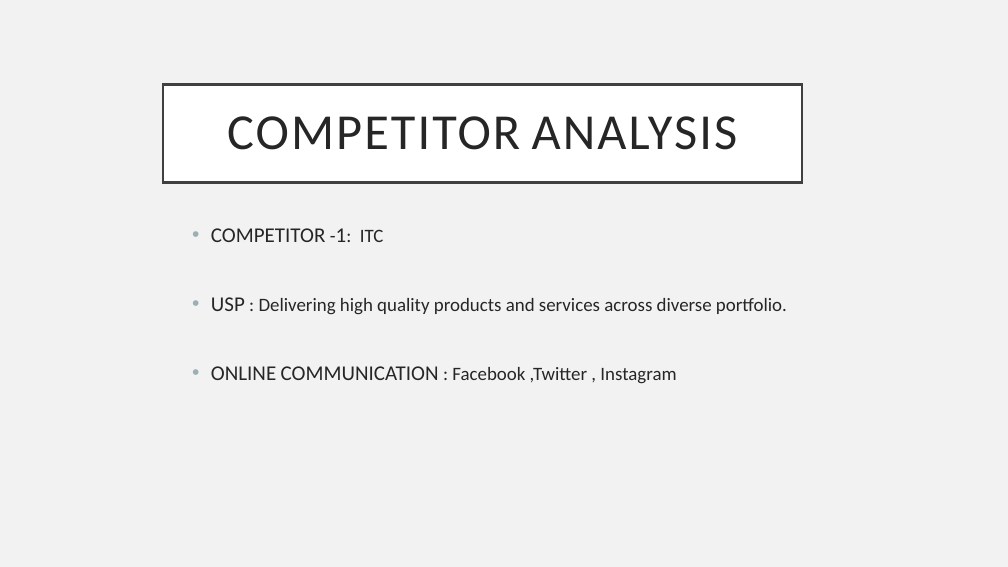
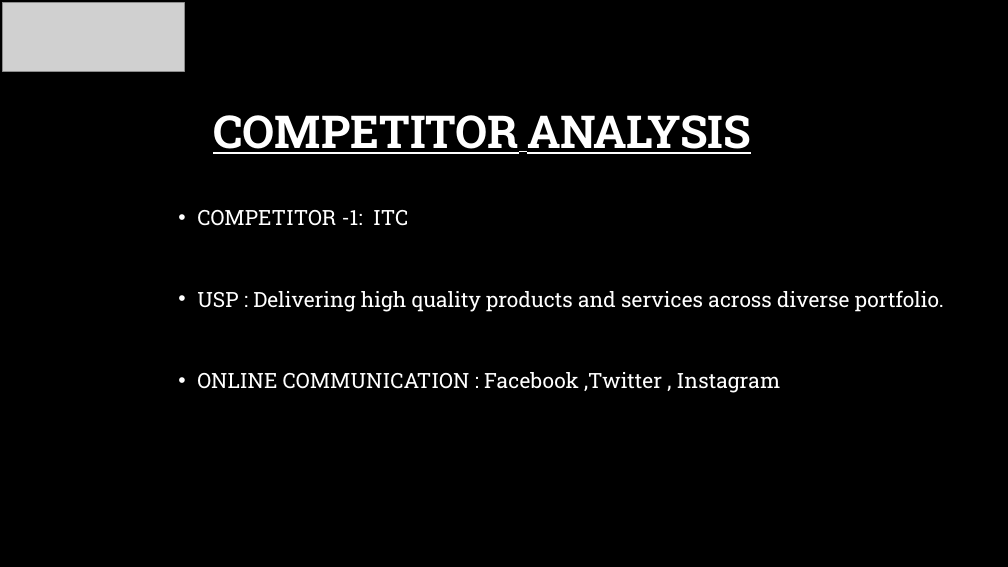
Before and after one commit to Sharfrajhyderbasha/digital-marketing-phase-2--britannia, a slide deck: slide 3 of BRITANNIA_PPT[2] susa sharfraj 1.pptx. Drawn at 1008x567 pixels with LibreOffice and Linux fonts; fonts in the diff are those of the drawing; grey boxes stand for pictures; background and template pictures are left out. Boxes give left, top, right and bottom in pixels: in the first picture for what was removed or moved away, otherwise in the second. Text is boxed around its words. In the diff, an @@ line names an element or a change of style, - is before the commit and + after.

```diff
--- a/BRITANNIA_PPT[2] susa sharfraj 1.pptx
+++ b/BRITANNIA_PPT[2] susa sharfraj 1.pptx
@@ background #F2F2F2 to picture (left out) @@
@@ picture added at <box>2,3,185,72</box> @@
@@ title "COMPETITOR ANALYSIS": place and size @@
-title "COMPETITOR ANALYSIS" at <box>163,85,802,183</box>
+title "COMPETITOR ANALYSIS" at <box>213,115,751,154</box>
@@ title "COMPETITOR ANALYSIS" at <box>213,115,751,154</box>: size 48 to 43.2 pt, font Calibri to Roboto Slab, text colour #262626 to #FFFFFF, letter spacing 2 to 0 pt, bold on, underline on; fill #FFFFFF to none; outline #404040 2.5 pt to none @@
@@ text "COMPETITOR -1: ITC": place and size @@
-text "COMPETITOR -1: ITC" at <box>211,228,787,384</box>
+text "COMPETITOR -1: ITC" at <box>197,210,944,393</box>
@@ text "COMPETITOR -1: ITC" at <box>197,210,944,393</box>: size 18 to 20 pt in "-1: ITC", ": Delivering high quality products and services ...", ": Facebook ,Twitter , Instagram"; font Calibri to Roboto Slab, text colour #262626 to #FFFFFF; line spacing 1 to 1.2 @@
```
Also in this commit, not shown: 14 other slides changed, 2 slides added, 1 slide removed.
